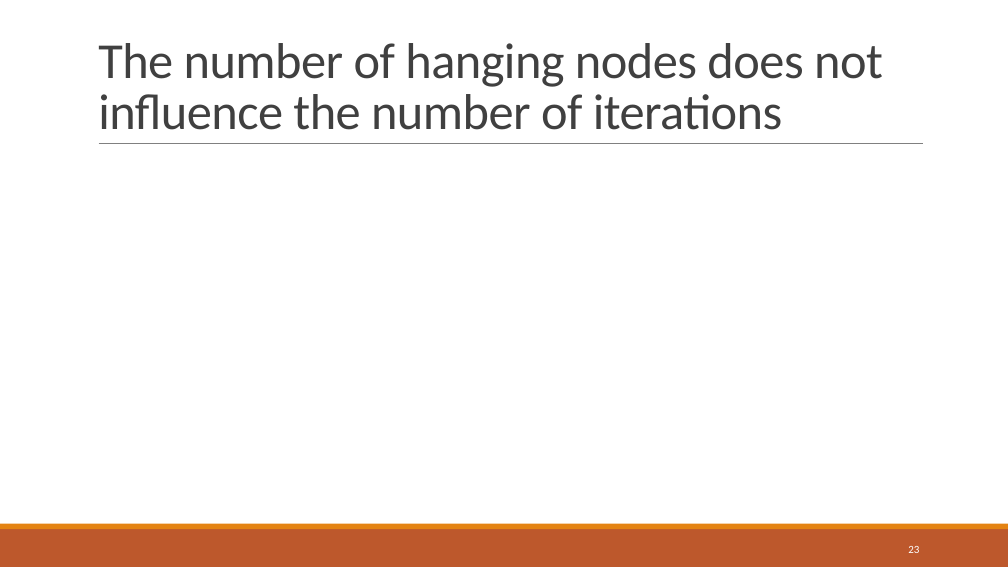
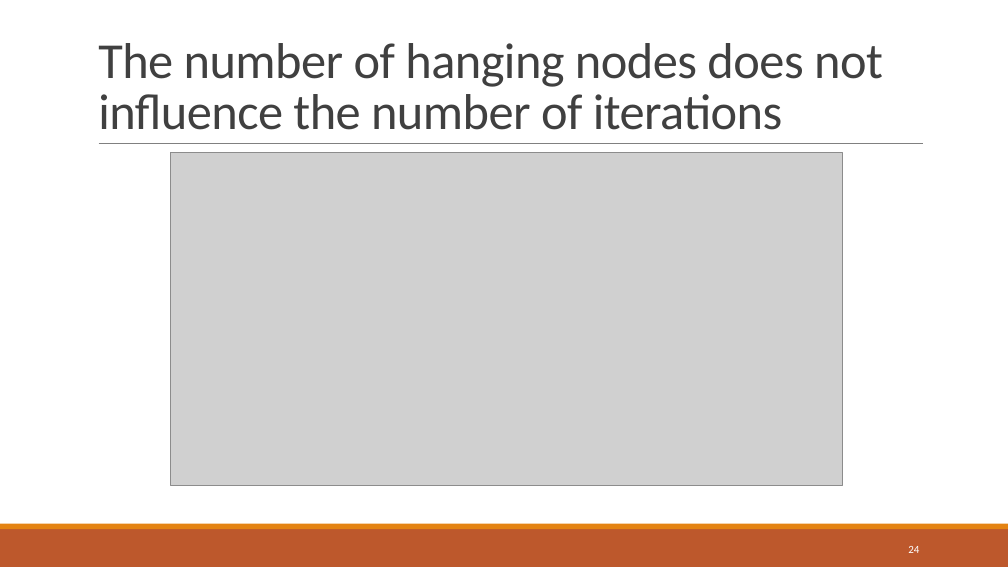
Before and after one commit to dweicker/pres, a slide deck: slide 25 of thesis.pptx (slide 24 before the commit). Drawn at 1008x567 pixels with LibreOffice and Linux fonts; fonts in the diff are those of the drawing; grey boxes stand for pictures. Boxes give left, top, right and bottom in pixels: in the first picture for what was removed or moved away, otherwise in the second. Text is boxed around its words. In the diff, an @@ line names an element or a change of style, - is before the commit and + after.

```diff
--- a/thesis.pptx
+++ b/thesis.pptx
@@ picture added at [171, 153, 842, 485] @@
@@ page number at [908, 546, 919, 553]: text changed @@
-23
+24
```
Also in this commit, not shown: 4 slides added, 5 other files.
